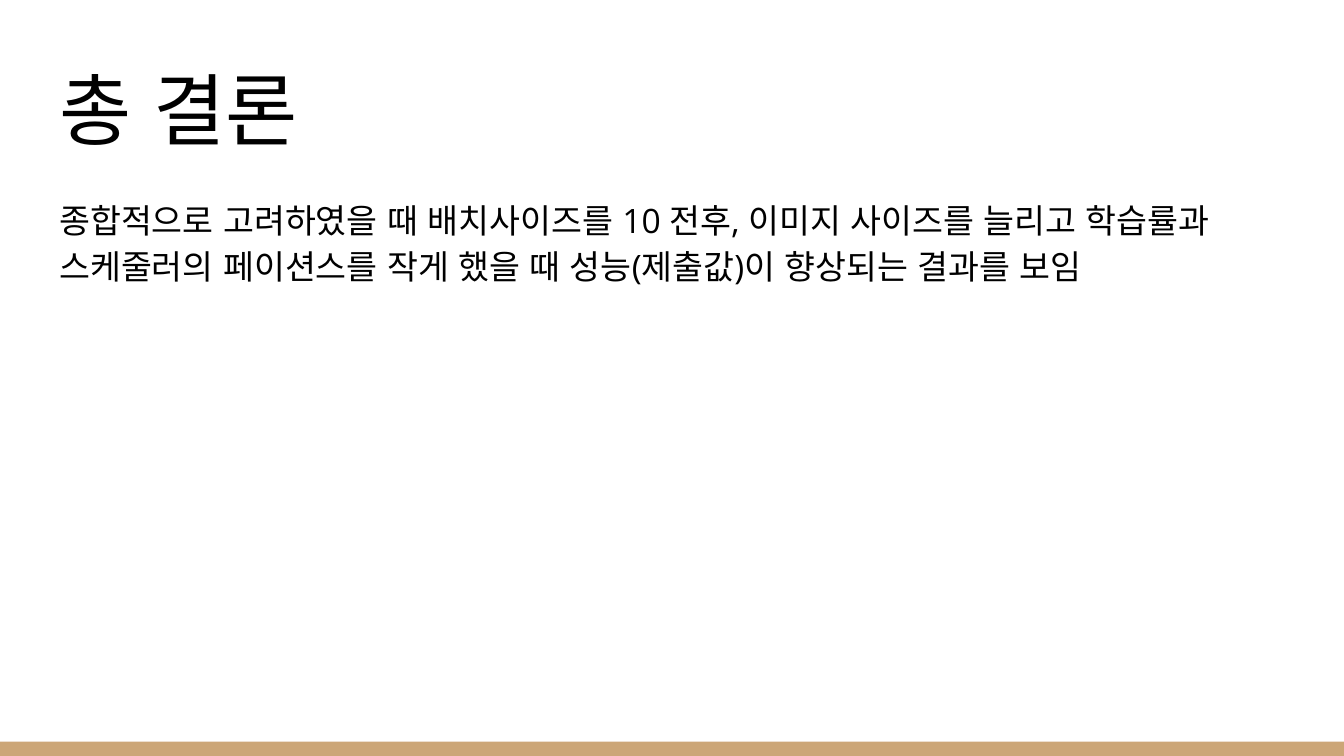
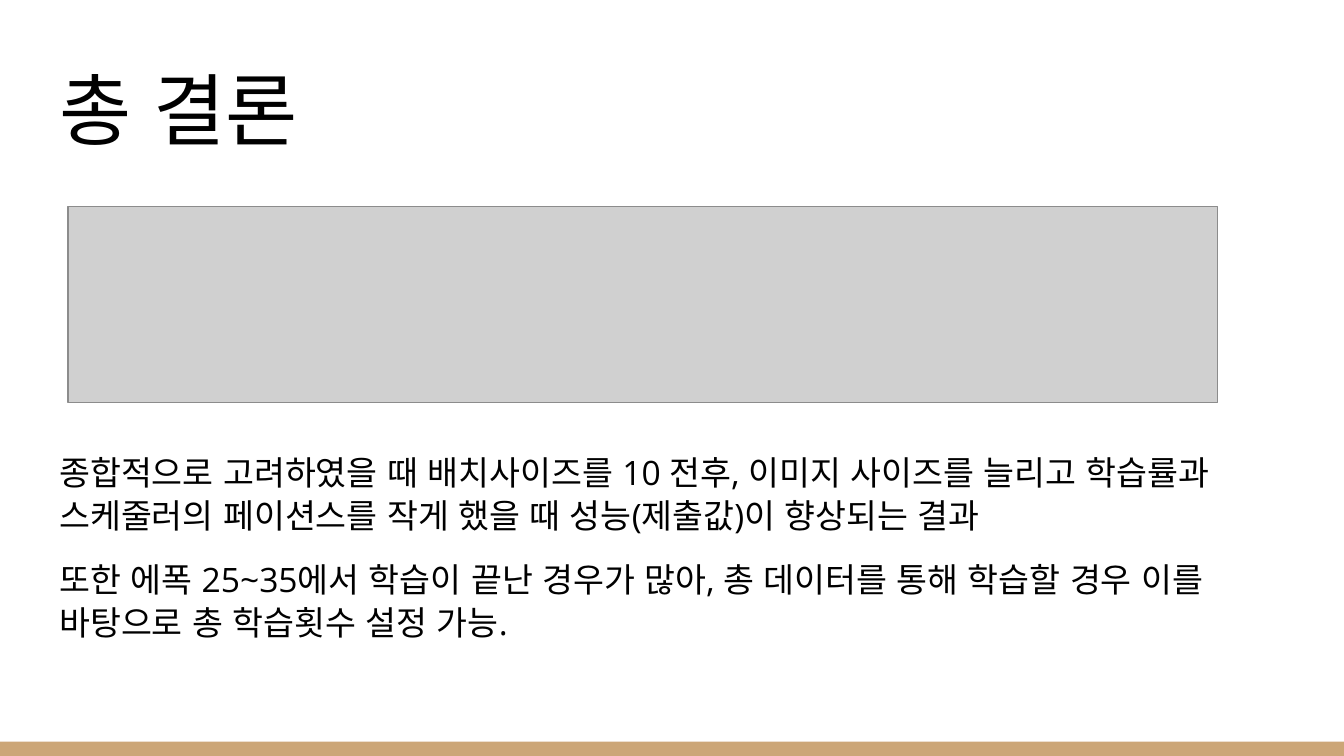
Before and after one commit to MAINHO-JO/3rd-Project-1team, a slide deck: slide 40 of 프로젝트3 - 이미지 분류.pptx (slide 44 before the commit). Drawn at 1344x756 pixels with LibreOffice and Linux fonts; fonts in the diff are those of the drawing; grey boxes stand for pictures. Boxes give left, top, right and bottom in pixels: in the first picture for what was removed or moved away, otherwise in the second. Text is boxed around its words. In the diff, an @@ line names an element or a change of style, - is before the commit and + after.

```diff
--- a/프로젝트3 - 이미지 분류.pptx
+++ b/프로젝트3 - 이미지 분류.pptx
@@ picture added at (x1=69, y1=206, x2=1219, y2=402) @@
@@ text at (x1=59, y1=457, x2=1210, y2=638): text changed @@
-종합적으로 고려하였을 때 배치사이즈를 10 전후, 이미지 사이즈를 늘리고 학습률과 스케줄러의 페이션스를 작게 했을 때 성능(제출값)이 향상되는 결과를 보임
+종합적으로 고려하였을 때 배치사이즈를 10 전후, 이미지 사이즈를 늘리고 학습률과 스케줄러의 페이션스를 작게 했을 때 성능(제출값)이 향상되는 결과
+또한 에폭 25~35에서 학습이 끝난 경우가 많아, 총 데이터를 통해 학습할 경우 이를 바탕으로 총 학습횟수 설정 가능.
```
Also in this commit, not shown: 2 other slides changed, 4 slides removed.
